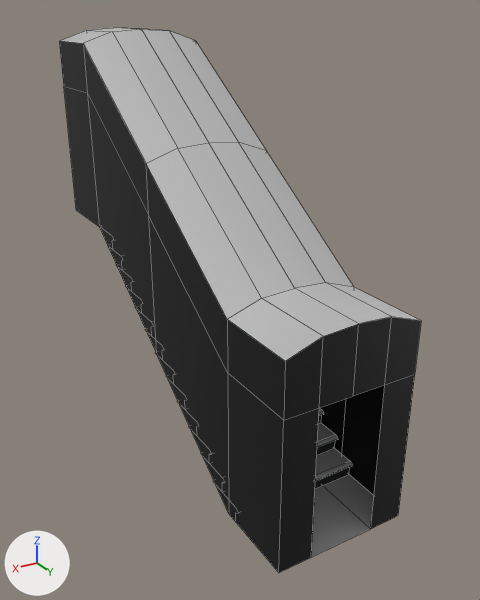
One commit to the FBX model Assets/Environment/Room_Stairs.fbx: the scene before it, then after it.
The view is the same before and after, from a 50 mm camera at (4.67, -8.83, 6.42) aimed at (-0.23, -16.99, 2.35). The axes (+X, +Y, +Z) are drawn at lower left. The lights are the same throughout. Mesh edges are drawn as thin lines. Where no turn or scale is listed for an object, it has been applied to the vertices.

Names of what the first picture shows: 'Room_Stairs'.
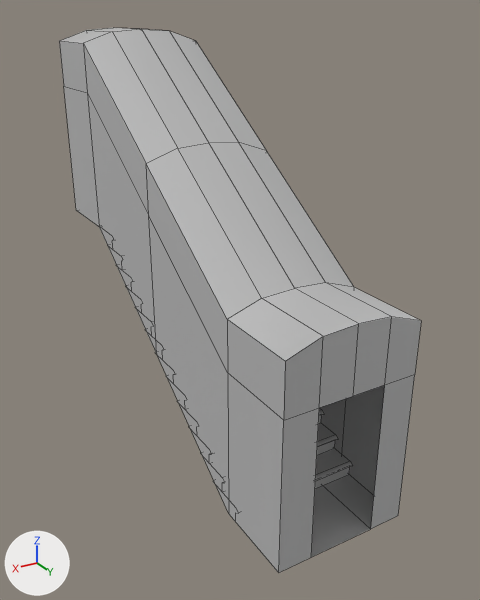
Boxes (x1, y1, x2, y2) around the edits, measured in the pictures (480 x 600 px):
part 1 of me_mesh, recoloured (black to grey): (59, 41, 421, 573) in both

The change, as a diff of the scene's bpy script:
```diff
--- a/Assets/Environment/Room_Stairs.fbx.py
+++ b/Assets/Environment/Room_Stairs.fbx.py
@@ me_mesh @@
 me_mesh.from_pydata(...)  # 183 vertices, 105 faces; spans x -1.0..1.0, y -7.0..0.0, z 0.0..6.2
 # used by ob_room_stairs; location = (0.0, -14.0, 0.0)
-me_mesh.materials.append(mat_lambert54)  # grey #bcbcbc
-me_mesh.materials.append(mat_lambert55)  # grey #bcbcbc
+# me_mesh part 1: all 40 faces that had it switch from mat_lambert53 (black #000000) to mat_lambert52 (grey #bcbcbc)
```
